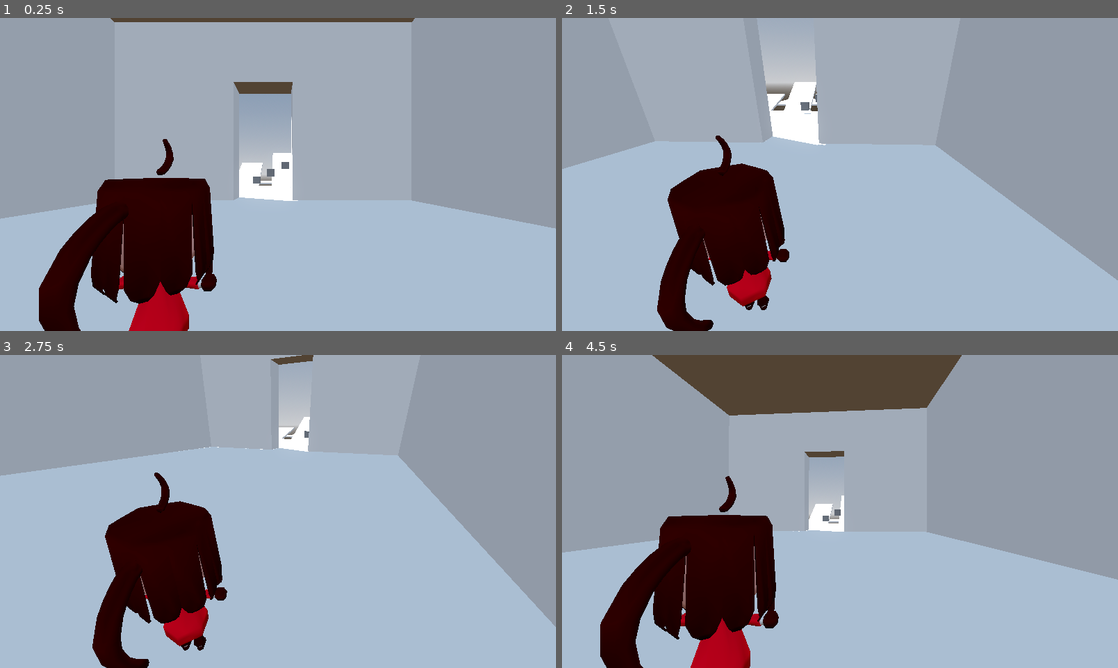
Above: before the commit, frames 1-4 (two rows, left to right).
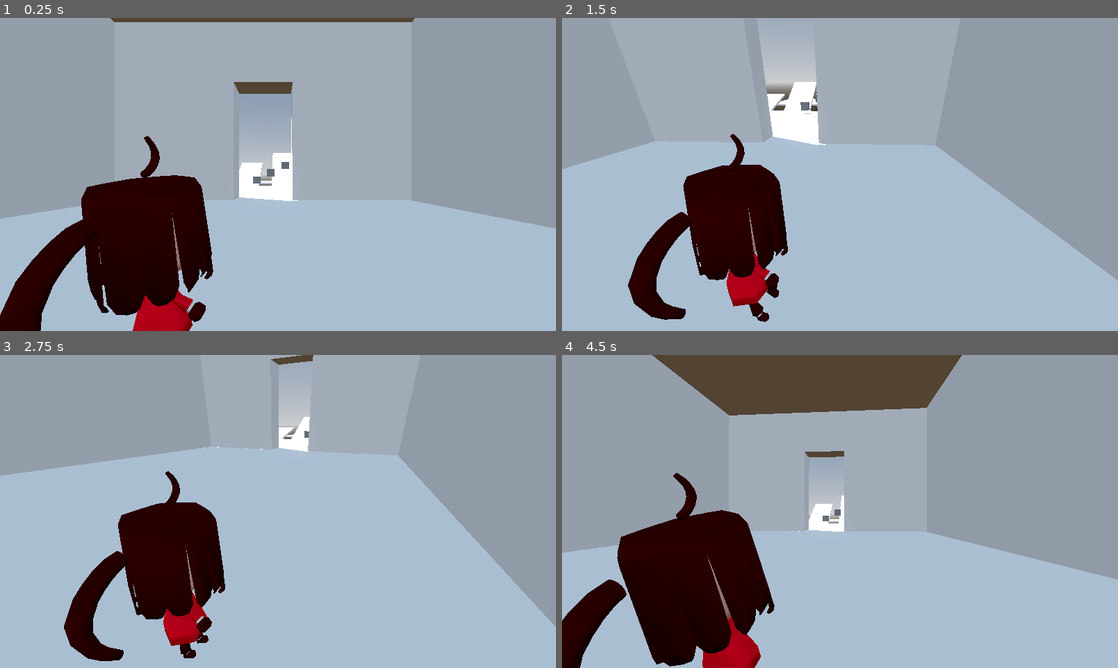
Above: after the commit, the same moments.

Repository: caracolplusplus/alexandria
Game: Godot game, scene res://scenes/sandbox.tscn
The game is run twice, just before and just after one commit, with the same random seed, the same clock (stepped at 60 frames per second) and the same inputs.
Inputs (mouse positions are in pixels of both pictures, inside the frame that each line leads up to):
- Up to frame 1 (0.25 s): no input
- Up to frame 2 (1.5 s): move the mouse to (867, 174) at 0.52 s; hold D (move_right) 0.53-1.28 s; hold Shift (crouch) 0.53-1.28 s; tap Space (jump) at 0.77 s; move the mouse to (812, 174) at 1.27 s; hold S (move_back) from 1.28 s (still down); tap Down (look_down) at 1.35 s
- Up to frame 3 (2.75 s): tap Space (jump) at 1.52 s; move the mouse to (289, 505) at 2.02 s; release S (move_back) at 2.03 s; hold D (move_right) from 2.03 s (still down); tap Left (look_left) at 2.1 s
- Up to frame 4 (4.5 s): move the mouse to (834, 517) at 2.77 s; tap Right (look_right) at 2.85 s; tap Space (jump) at 3.02, 3.77 s; move the mouse to (878, 514) at 3.52 s; release D (move_right) at 3.53 s; hold A (move_left) from 3.53 s (still down); tap Up (look_up) at 3.6 s; move the mouse to (795, 508) at 4.27 s; tap W (move_front) at 4.35 s

The runs differ from the first frame. In frame 1, 5.3% of the frame differs, in the area x 0-39%, y 37-100%; in frame 2, 4.2%; in frame 3, 4.1%; in frame 4, 7.2%.

Commit message:
Change to Avatar 2

Diff:
--- a/scenes/avatars/avatar1.tscn
+++ b/scenes/avatars/avatar1.tscn
@@ -4,10 +4,164 @@
 [ext_resource type="Material" uid="uid://bnxukxvx17nqc" path="res://materials/avatar1.tres" id="2_gy4r7"]
 [ext_resource type="Material" uid="uid://ckjhgttkj1l30" path="res://materials/avatar1_acc.tres" id="3_oiuua"]
 
-[node name="Avatar1" unique_id=1790005512 instance=ExtResource("1_q47li")]
+[sub_resource type="AnimationNodeAnimation" id="AnimationNodeAnimation_kvd1q"]
+animation = &"Air"
 
-[node name="Pea" parent="Armature/Skeleton3D" parent_id_path=PackedInt32Array(1484317753) index="0" unique_id=218483119]
+[sub_resource type="AnimationNodeAnimation" id="AnimationNodeAnimation_n4k2n"]
+animation = &"Dash"
+
+[sub_resource type="AnimationNodeAnimation" id="AnimationNodeAnimation_hcdbh"]
+animation = &"Dash"
+
+[sub_resource type="AnimationNodeAnimation" id="AnimationNodeAnimation_uxnre"]
+animation = &"Dash"
+
+[sub_resource type="AnimationNodeBlend2" id="AnimationNodeBlend2_gxyj8"]
+
+[sub_resource type="AnimationNodeAnimation" id="AnimationNodeAnimation_oiuua"]
+animation = &"Idle"
+
+[sub_resource type="AnimationNodeAnimation" id="AnimationNodeAnimation_tgvsv"]
+animation = &"Crouch"
+
+[sub_resource type="AnimationNodeAnimation" id="AnimationNodeAnimation_pb5of"]
+animation = &"Crouch"
+
+[sub_resource type="AnimationNodeAnimation" id="AnimationNodeAnimation_6t3an"]
+animation = &"Slide"
+
+[sub_resource type="AnimationNodeAnimation" id="AnimationNodeAnimation_jbl3n"]
+animation = &"Slide"
+
+[sub_resource type="AnimationNodeAnimation" id="AnimationNodeAnimation_1qb0a"]
+animation = &"Slide"
+
+[sub_resource type="AnimationNodeAnimation" id="AnimationNodeAnimation_ybtml"]
+animation = &"Sneak"
+
+[sub_resource type="AnimationNodeAnimation" id="AnimationNodeAnimation_luvj4"]
+animation = &"Walk"
+
+[sub_resource type="AnimationNodeAnimation" id="AnimationNodeAnimation_gh0tn"]
+animation = &"Walk"
+
+[sub_resource type="AnimationNodeAnimation" id="AnimationNodeAnimation_b5ava"]
+animation = &"Sneak"
+
+[sub_resource type="AnimationNodeAnimation" id="AnimationNodeAnimation_ov3uy"]
+animation = &"Slide"
+
+[sub_resource type="AnimationNodeAnimation" id="AnimationNodeAnimation_xor52"]
+animation = &"Sprint"
+
+[sub_resource type="AnimationNodeBlendSpace2D" id="AnimationNodeBlendSpace2D_g8pdh"]
+blend_point_0/node = SubResource("AnimationNodeAnimation_oiuua")
+blend_point_0/pos = Vector2(0, 2)
+blend_point_1/node = SubResource("AnimationNodeAnimation_tgvsv")
+blend_point_1/pos = Vector2(0, 1.5)
+blend_point_2/node = SubResource("AnimationNodeAnimation_jbl3n")
+blend_point_2/pos = Vector2(0, 1)
+blend_point_3/node = SubResource("AnimationNodeAnimation_1qb0a")
+blend_point_3/pos = Vector2(3, 1)
+blend_point_4/node = SubResource("AnimationNodeAnimation_ybtml")
+blend_point_4/pos = Vector2(3, 1.5)
+blend_point_5/node = SubResource("AnimationNodeAnimation_luvj4")
+blend_point_5/pos = Vector2(3, 2)
+blend_point_6/node = SubResource("AnimationNodeAnimation_gh0tn")
+blend_point_6/pos = Vector2(5, 2)
+blend_point_7/node = SubResource("AnimationNodeAnimation_b5ava")
+blend_point_7/pos = Vector2(5, 1.5)
+blend_point_8/node = SubResource("AnimationNodeAnimation_ov3uy")
+blend_point_8/pos = Vector2(5, 1)
+blend_point_9/node = SubResource("AnimationNodeAnimation_xor52")
+blend_point_9/pos = Vector2(8, 2)
+blend_point_10/node = SubResource("AnimationNodeAnimation_pb5of")
+blend_point_10/pos = Vector2(8, 1.5)
+blend_point_11/node = SubResource("AnimationNodeAnimation_6t3an")
+blend_point_11/pos = Vector2(8, 1)
+min_space = Vector2(0, 0)
+max_space = Vector2(8, 2)
+snap = Vector2(1, 0.5)
+
+[sub_resource type="AnimationNodeBlend2" id="AnimationNodeBlend2_3uart"]
+
+[sub_resource type="AnimationNodeBlend2" id="AnimationNodeBlend2_uxnre"]
+
+[sub_resource type="AnimationNodeAnimation" id="AnimationNodeAnimation_gxyj8"]
+animation = &"Turn"
+
+[sub_resource type="AnimationNodeBlend2" id="AnimationNodeBlend2_yub2l"]
+
+[sub_resource type="AnimationNodeBlend2" id="AnimationNodeBlend2_4fq2k"]
+
+[sub_resource type="AnimationNodeBlendTree" id="AnimationNodeBlendTree_imi4b"]
+nodes/output/position = Vector2(640, 133.33333)
+nodes/Locomotion/node = SubResource("AnimationNodeBlendSpace2D_g8pdh")
+nodes/Locomotion/position = Vector2(-880, 53.333332)
+nodes/Special/node = SubResource("AnimationNodeBlend2_uxnre")
+nodes/Special/position = Vector2(53.333332, 133.33333)
+nodes/Mantle/node = SubResource("AnimationNodeBlend2_3uart")
+nodes/Mantle/position = Vector2(213.33333, 133.33333)
+nodes/WallJump/node = SubResource("AnimationNodeBlend2_4fq2k")
+nodes/WallJump/position = Vector2(-106.666664, 133.33333)
+nodes/Jump/node = SubResource("AnimationNodeBlend2_gxyj8")
+nodes/Jump/position = Vector2(-266.66666, 133.33333)
+nodes/A0/node = SubResource("AnimationNodeAnimation_kvd1q")
+nodes/A0/position = Vector2(-480, 453.33334)
+nodes/A1/node = SubResource("AnimationNodeAnimation_n4k2n")
+nodes/A1/position = Vector2(-320, 453.33334)
+nodes/A2/node = SubResource("AnimationNodeAnimation_hcdbh")
+nodes/A2/position = Vector2(-160, 453.33334)
+nodes/A3/node = SubResource("AnimationNodeAnimation_uxnre")
+nodes/A3/position = Vector2(0, 453.33334)
+nodes/Turn/node = SubResource("AnimationNodeBlend2_yub2l")
+nodes/Turn/position = Vector2(-426.66666, 133.33333)
+nodes/T/node = SubResource("AnimationNodeAnimation_gxyj8")
+nodes/T/position = Vector2(-640, 453.33334)
+node_connections = [&"output", 0, &"Mantle", &"Special", 0, &"WallJump", &"Special", 1, &"A2", &"Mantle", 0, &"Special", &"Mantle", 1, &"A3", &"WallJump", 0, &"Jump", &"WallJump", 1, &"A1", &"Jump", 0, &"Turn", &"Jump", 1, &"A0", &"Turn", 0, &"Locomotion", &"Turn", 1, &"T"]
+
+[node name="Avatar1" unique_id=215156767 instance=ExtResource("1_q47li")]
+
+[node name="Skeleton3D" parent="Armature" parent_id_path=PackedInt32Array(571831857) index="0" unique_id=1737840566]
+bones/0/position = Vector3(0, 0.0373419, 0)
+bones/1/rotation = Quaternion(0, 0, 0, 1)
+bones/2/rotation = Quaternion(-0.831494, -0.36396042, 0.38612726, -0.16448842)
+bones/3/rotation = Quaternion(-0.002390192, -0.010386557, 0.007881173, 0.9999122)
+bones/4/rotation = Quaternion(0.0015089506, 0.009618334, -0.004853767, 0.9999408)
+bones/5/rotation = Quaternion(-0.06457342, -6.7133668e-09, -1.4282202e-08, 0.99791294)
+bones/7/rotation = Quaternion(0, 0, 0, 1)
+bones/8/rotation = Quaternion(0.8314938, -0.3639605, 0.38612735, 0.16448829)
+bones/9/rotation = Quaternion(-0.0023902033, 0.010386547, -0.007881231, 0.99991214)
+bones/10/rotation = Quaternion(0.0015089806, -0.0096183615, 0.0048537753, 0.9999409)
+bones/13/rotation = Quaternion(-0.67670864, -0.53693044, -0.3131143, 0.39462724)
+bones/14/rotation = Quaternion(3.1412148e-07, -4.2189736e-09, 0.793214, 0.608943)
+bones/17/rotation = Quaternion(-0.8560983, 0.1154329, 0.06731532, 0.49923924)
+bones/18/rotation = Quaternion(6.7670475e-10, -4.6805684e-09, -0.0021142848, 0.99999785)
+
+[node name="Pea" parent="Armature/Skeleton3D" index="0" unique_id=483972139]
 surface_material_override/0 = ExtResource("2_gy4r7")
 
-[node name="PeaAcc" parent="Armature/Skeleton3D" parent_id_path=PackedInt32Array(1484317753) index="1" unique_id=823405761]
+[node name="PeaAcc" parent="Armature/Skeleton3D" index="1" unique_id=1229086267]
 surface_material_override/0 = ExtResource("3_oiuua")
+
+[node name="LookAtModifier3D" type="LookAtModifier3D" parent="Armature/Skeleton3D" index="2" unique_id=428473088]
+transform = Transform3D(1, 0, 0, 0, 1, 0, 0, 0, 1, 0, -0.4619142, 0)
+bone_name = "spine"
+bone = 1
+duration = 0.5
+use_angle_limitation = true
+symmetry_limitation = true
+primary_limit_angle = 3.1415927
+primary_damp_threshold = 1.0
+secondary_limit_angle = 1.5707964
+secondary_damp_threshold = 1.0
+
+[node name="AnimationTree" type="AnimationTree" parent="." index="2" unique_id=1330015722]
+tree_root = SubResource("AnimationNodeBlendTree_imi4b")
+anim_player = NodePath("../AnimationPlayer")
+parameters/Locomotion/blend_position = Vector2(0, 0)
+parameters/Special/blend_amount = 0.0
+parameters/Mantle/blend_amount = 0.0
+parameters/WallJump/blend_amount = 0.0
+parameters/Jump/blend_amount = 0.0
+parameters/Turn/blend_amount = 0.0
--- a/scenes/sandbox.tscn
+++ b/scenes/sandbox.tscn
@@ -5,7 +5,6 @@
 [ext_resource type="Script" uid="uid://bcrawnqsllade" path="res://scripts/core/chain_event.gd" id="3_a8pr3"]
 [ext_resource type="PackedScene" uid="uid://c5xdetcj6xtgc" path="res://scenes/avatars/avatar1.tscn" id="3_dugpm"]
 [ext_resource type="Script" uid="uid://s8ci7y3rv6rp" path="res://scripts/player/standalone/view.gd" id="3_i1hvo"]
-[ext_resource type="PackedScene" uid="uid://cu82n8cosbnmq" path="res://scenes/avatars/avatar0.tscn" id="3_r0eph"]
 [ext_resource type="Script" uid="uid://bvlgg8cautwf3" path="res://scripts/player/standalone/height.gd" id="4_cg56h"]
 [ext_resource type="Script" uid="uid://d4bvtm5j5x8sy" path="res://scripts/player/events/look.gd" id="4_j6lu3"]
 [ext_resource type="Script" uid="uid://ce4spbbjirth5" path="res://scripts/player/links/look_capture.gd" id="4_tpt06"]
@@ -95,10 +94,25 @@
 
 [node name="Avatar1" parent="Entities/Player" unique_id=1790005512 instance=ExtResource("3_dugpm")]
 
-[node name="Avatar0" parent="Entities/Player" unique_id=876442395 instance=ExtResource("3_r0eph")]
-visible = false
-
-[node name="LookAtModifier3D" parent="Entities/Player/Avatar0/RoboRig/GeneralSkeleton" parent_id_path=PackedInt32Array(876442395, 355851908) index="1" unique_id=507455268]
+[node name="Skeleton3D" parent="Entities/Player/Avatar1/Armature" parent_id_path=PackedInt32Array(1790005512, 571831857) index="0" unique_id=1737840566]
+bones/0/position = Vector3(0, -0.38738033, 0)
+bones/0/rotation = Quaternion(-0.28165883, 0.0009487151, -0.0012699165, 0.9595133)
+bones/1/rotation = Quaternion(0.30967882, -6.1217115e-11, 0.001702451, 0.9508397)
+bones/2/rotation = Quaternion(-0.23659468, -0.39119586, 0.8473254, -0.27023783)
+bones/3/rotation = Quaternion(-0.0024058758, -0.010372322, 0.0079741655, 0.9999116)
+bones/4/rotation = Quaternion(0.0015150007, 0.009650649, -0.0048901504, 0.9999404)
+bones/5/rotation = Quaternion(-0.06457343, 1.2027718e-10, -2.40571e-08, 0.99791294)
+bones/6/rotation = Quaternion(0.006859631, -4.2320925e-11, 3.771077e-05, 0.99997646)
+bones/7/rotation = Quaternion(-0.002374216, 2.9093256e-11, -1.3052008e-05, 0.9999972)
+bones/8/rotation = Quaternion(-0.18276536, 0.6611672, 0.645233, -0.3363469)
+bones/9/rotation = Quaternion(-0.07012982, 0.06762251, -0.5784807, 0.8098574)
+bones/10/rotation = Quaternion(0.30335152, 0.02846808, -0.2021742, 0.9307487)
+bones/13/rotation = Quaternion(-0.73778373, -0.4482467, -0.26359698, 0.43042627)
+bones/14/rotation = Quaternion(1.07254266e-07, 1.3003799e-08, 0.2861087, 0.95819724)
+bones/17/rotation = Quaternion(-0.67087835, 0.5450758, 0.31565434, 0.39137843)
+bones/18/rotation = Quaternion(2.0268946e-07, -3.7312686e-09, -0.6339901, 0.77334124)
+
+[node name="LookAtModifier3D" parent="Entities/Player/Avatar1/Armature/Skeleton3D" index="2" unique_id=428473088]
 target_node = NodePath("../../../../CameraRig/Camera/Target")
 
 [node name="CameraRig" type="SpringArm3D" parent="Entities/Player" unique_id=1117104846]
@@ -240,8 +254,8 @@
 script = ExtResource("23_f4qvn")
 character = NodePath("..")
 collider = NodePath("../Collider")
-avatar = NodePath("../Avatar0")
-tree = NodePath("../Avatar0/AnimationTree")
+avatar = NodePath("../Avatar1")
+tree = NodePath("../Avatar1/AnimationTree")
 current_mode = 1
 metadata/_custom_type_script = "uid://bcrawnqsllade"
 
@@ -281,4 +295,4 @@
 [connection signal="activated" from="Entities/Player/Action/Special" to="Entities/Player/Animation/Special" method="activate"]
 [connection signal="deactivated" from="Entities/Player/Action/Special" to="Entities/Player/Animation/Special" method="deactivate"]
 
-[editable path="Entities/Player/Avatar0"]
+[editable path="Entities/Player/Avatar1"]
Binary file changed: models/avatars/avatar1.glb
